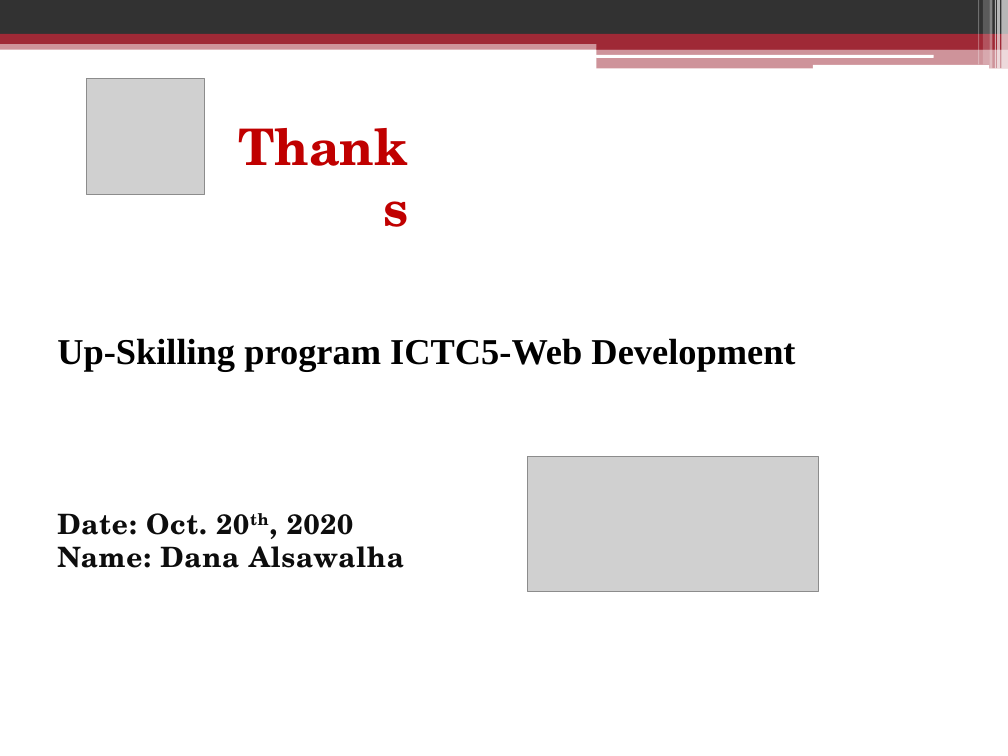
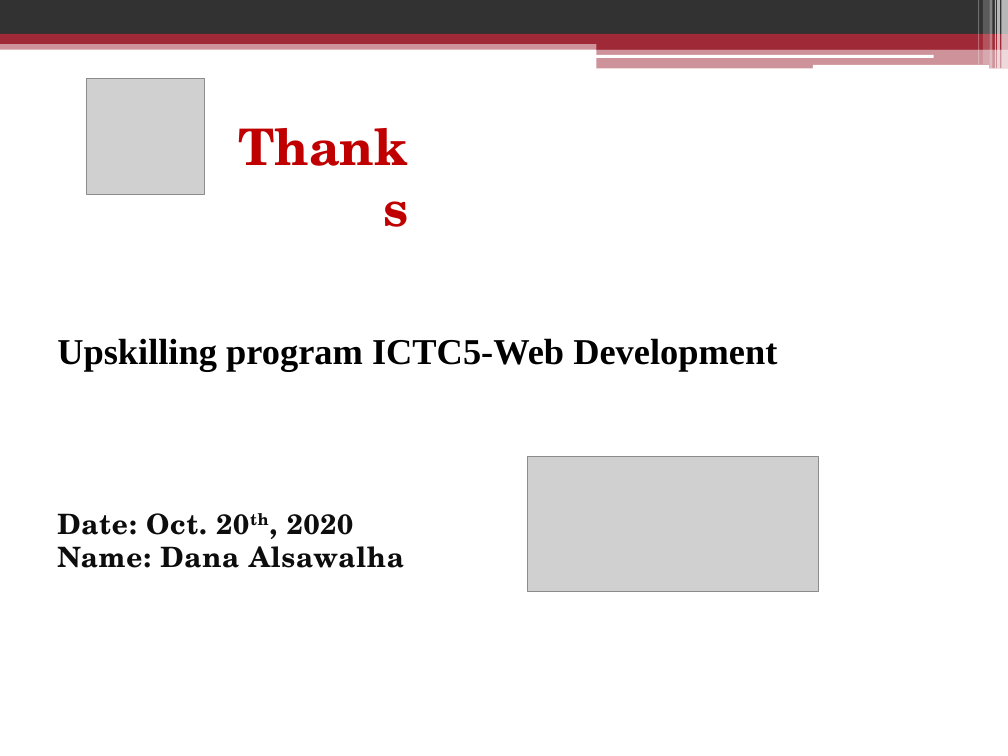
Before and after one commit to HanaZRasheed/Cohort5_WebDev_DanaAlsawalha, a slide deck: slide 15 of FinalAssigment-Ministry of social development project/Presentation.pptx. Drawn at 1008x756 pixels with LibreOffice and Linux fonts; fonts in the diff are those of the drawing; grey boxes stand for pictures. Boxes give left, top, right and bottom in pixels: in the first picture for what was removed or moved away, otherwise in the second. Text is boxed around its words. In the diff, an @@ line names an element or a change of style, - is before the commit and + after.

```diff
--- a/FinalAssigment-Ministry of social development project/Presentation.pptx
+++ b/FinalAssigment-Ministry of social development project/Presentation.pptx
@@ text at <box>57,338,777,371</box>: text changed @@
-Up-Skilling program ICTC5-Web Development
+Upskilling program ICTC5-Web Development
```
Also in this commit, not shown: 4 other slides changed, 1 slide added, 1 slide removed.
